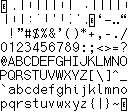
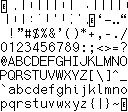
Comparing the layer stacks of the two 128 × 112 images. Changes:
painted on "even" over [6, 0, 128, 104]
